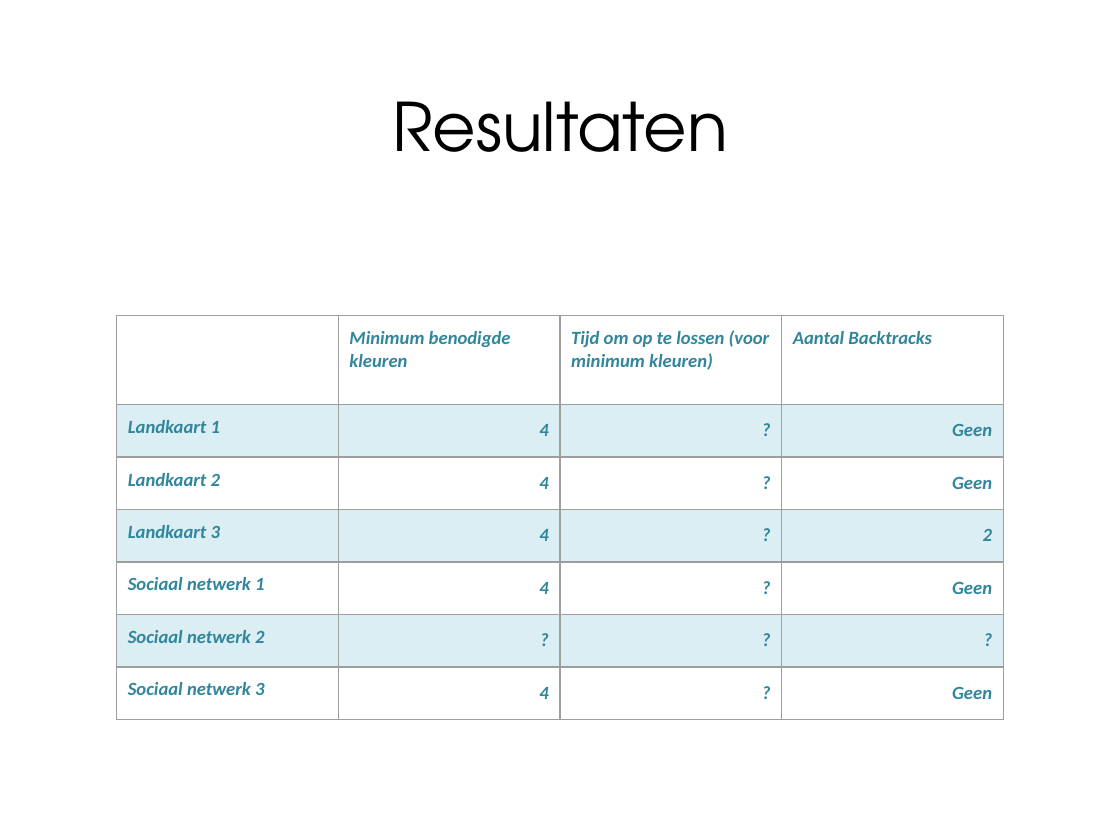
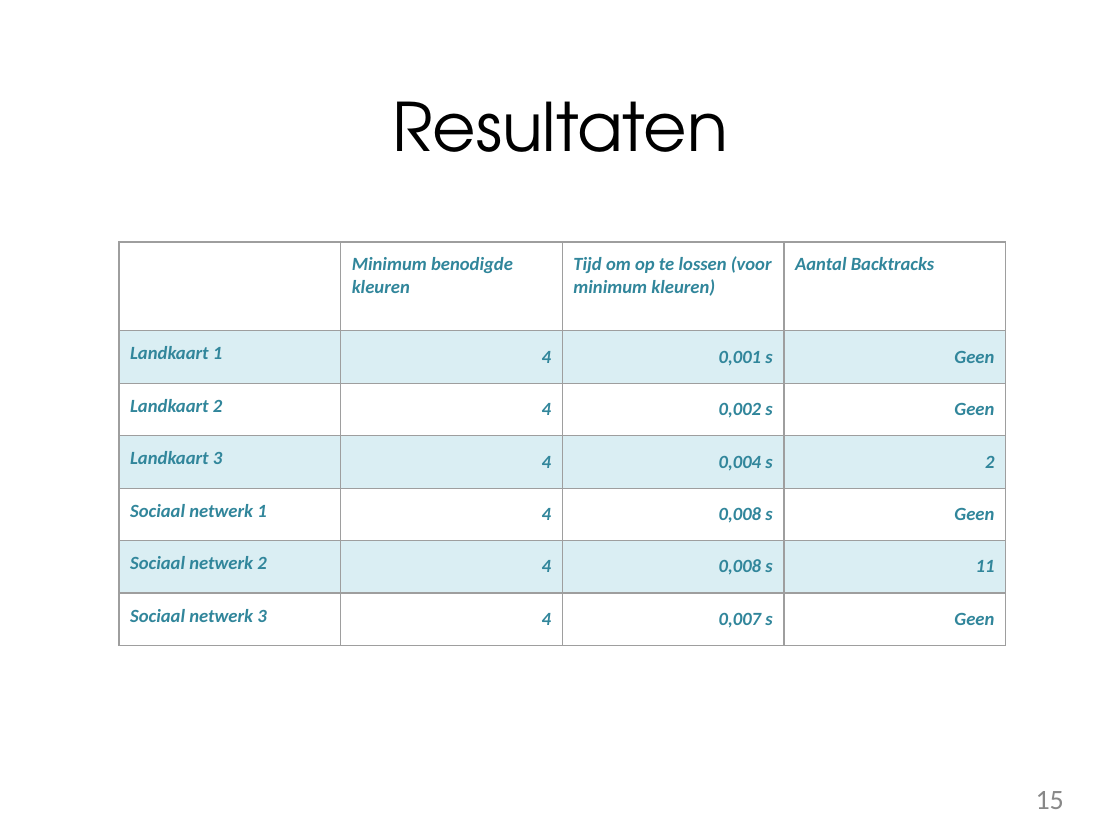
Before and after one commit to ekgorter/-c0ffee, a slide deck: slide 15 of Presentatie 3 Kaartkleuren.pptx. Drawn at 1120x840 pixels with LibreOffice and Linux fonts; fonts in the diff are those of the drawing; background and template pictures are left out. Boxes give left, top, right and bottom in pixels: in the first picture for what was removed or moved away, otherwise in the second. Text is boxed around its words. In the diff, an @@ line names an element or a change of style, - is before the commit and + after.

```diff
--- a/Presentatie 3 Kaartkleuren.pptx
+++ b/Presentatie 3 Kaartkleuren.pptx
@@ table at bbox=[119, 242, 1006, 646] @@
-row 2, column 3: ?
+row 2, column 3: 0,001 s
-row 3, column 3: ?
+row 3, column 3: 0,002 s
-row 4, column 3: ?
+row 4, column 3: 0,004 s
-row 5, column 3: ?
+row 5, column 3: 0,008 s
-row 6: Sociaal netwerk 2 | ? | ? | ?
+row 6: Sociaal netwerk 2 | 4 | 0,008 s | 11
-row 7, column 3: ?
+row 7, column 3: 0,007 s
@@ table: place and size @@
-table at bbox=[116, 316, 1004, 720]
+table at bbox=[119, 242, 1006, 646]
@@ page number added at bbox=[1036, 791, 1064, 809], 18 pt, text #888888 @@
+15
```
Also in this commit, not shown: 13 other slides changed, 6 slides added, 2 slides removed.
